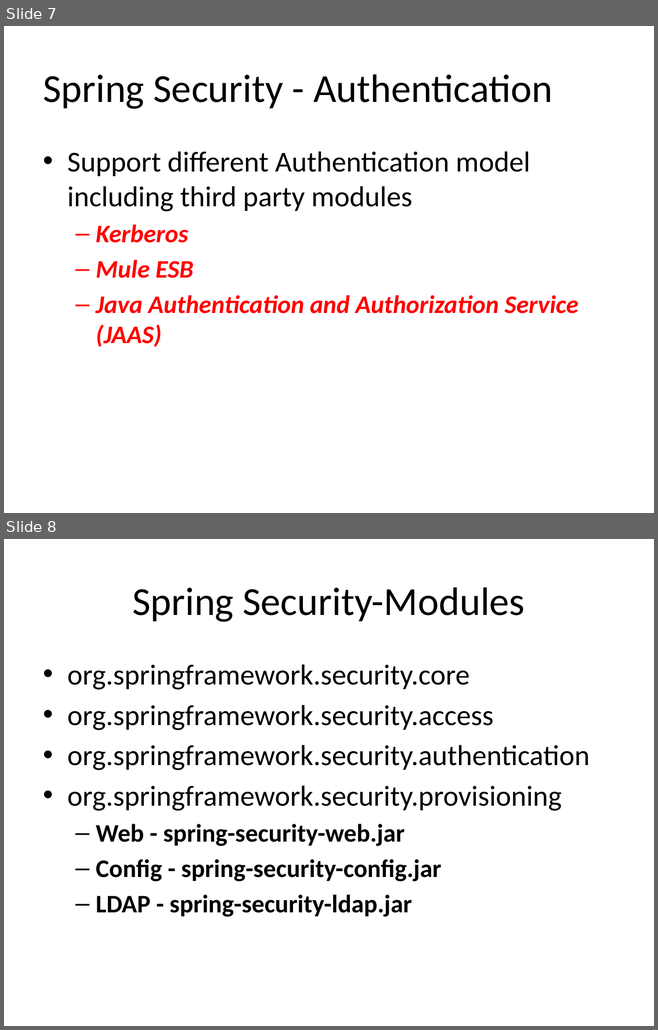
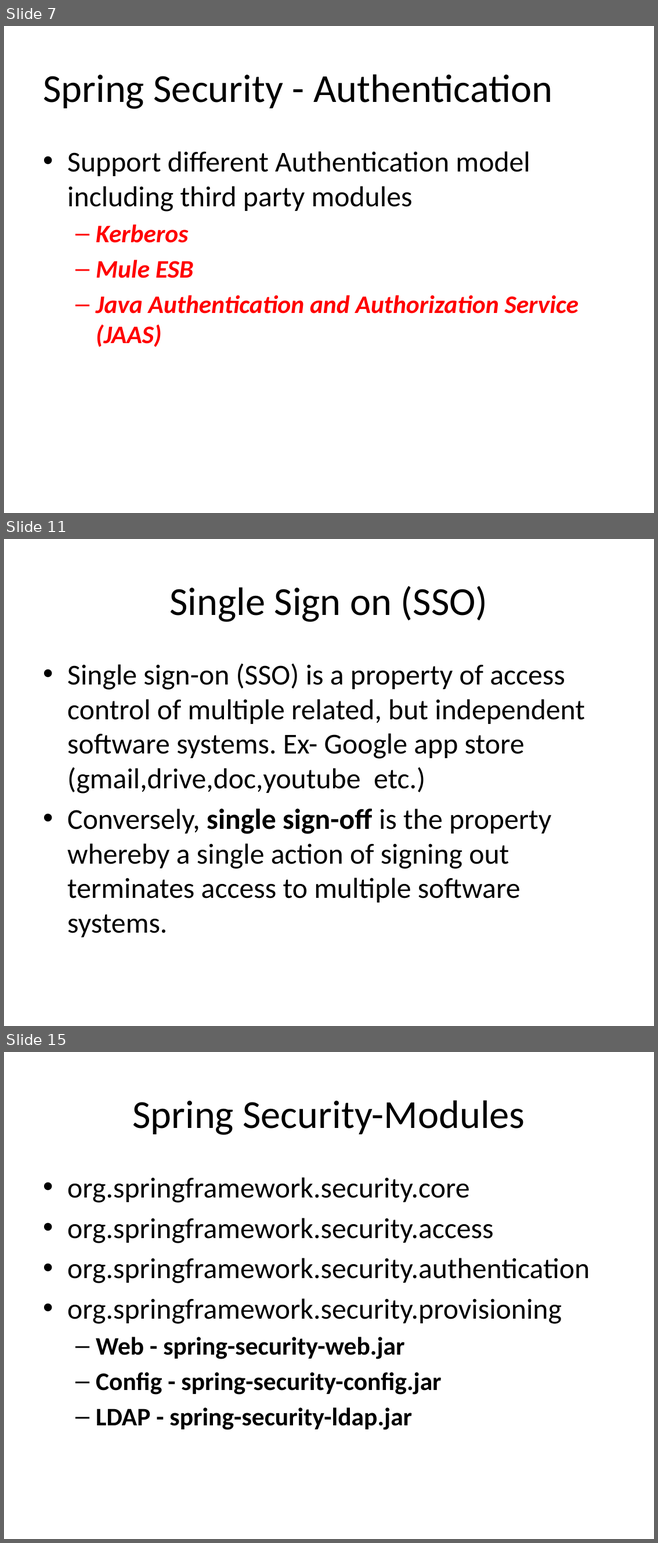
Before and after one commit to xbblcjx/projectdetails, a slide deck: SpringSecurity.pptx. Shown one above the other, each under a label of ours: slides 7 and 8 before the commit, slides 7, 11 and 15 after it; the slides between them are not shown. The pictures are 658x1030 and 658x1543 pixels, drawn with LibreOffice and Linux fonts; fonts in the diff are those of the drawing. Boxes give left, top, right and bottom in pixels: in the first picture for what was removed or moved away, otherwise in the second. Text is boxed around its words. In the diff, an @@ line names an element or a change of style, - is before the commit and + after.

```diff
--- a/SpringSecurity.pptx
+++ b/SpringSecurity.pptx
@@ slide 11 added at bbox=[4, 539, 654, 1026], background #FFFFFF @@
@@ title added at bbox=[169, 586, 488, 622], 44 pt, text #000000 @@
+Single Sign on (SSO)
@@ text added at bbox=[67, 664, 585, 937], 32 pt, text #000000 @@
+• Single sign-on (SSO) is a property of access control of multiple related, but independent software systems. Ex- Google app store (gmail,drive,doc,youtube etc.)
+• Conversely, single sign-off is the property whereby a single action of signing out terminates access to multiple software systems.
@@ what was slide 8 is now slide 15 @@
```
Also in this commit, not shown: 8 other slides added.
